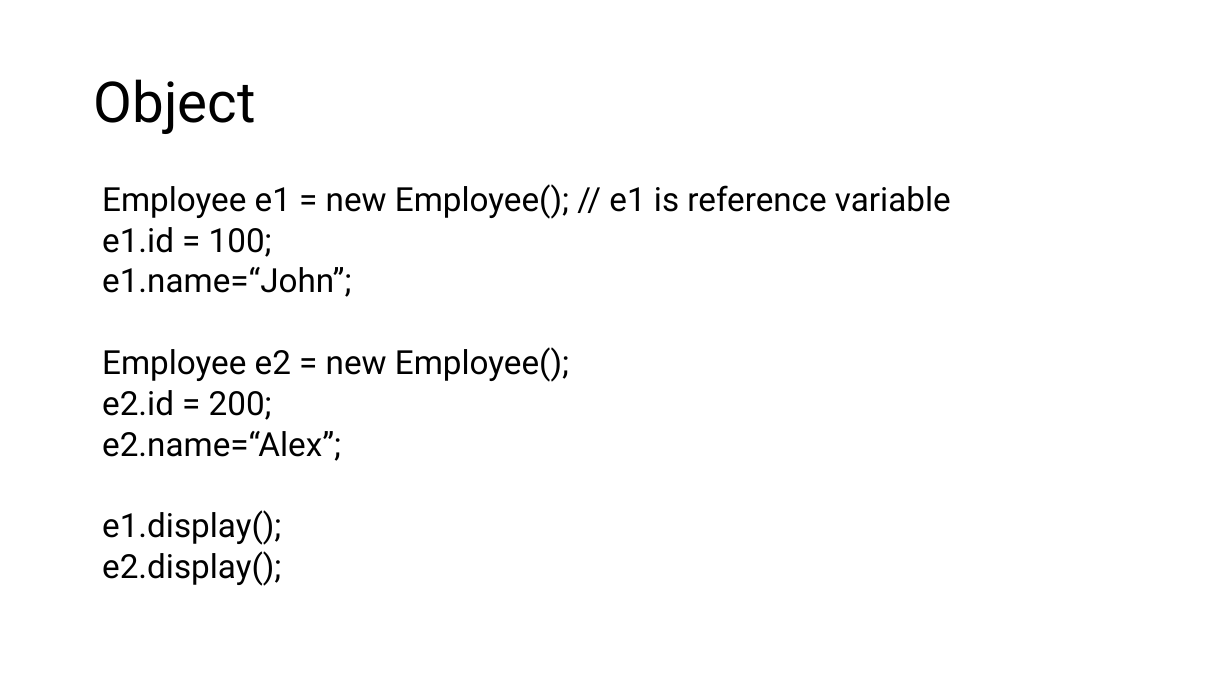
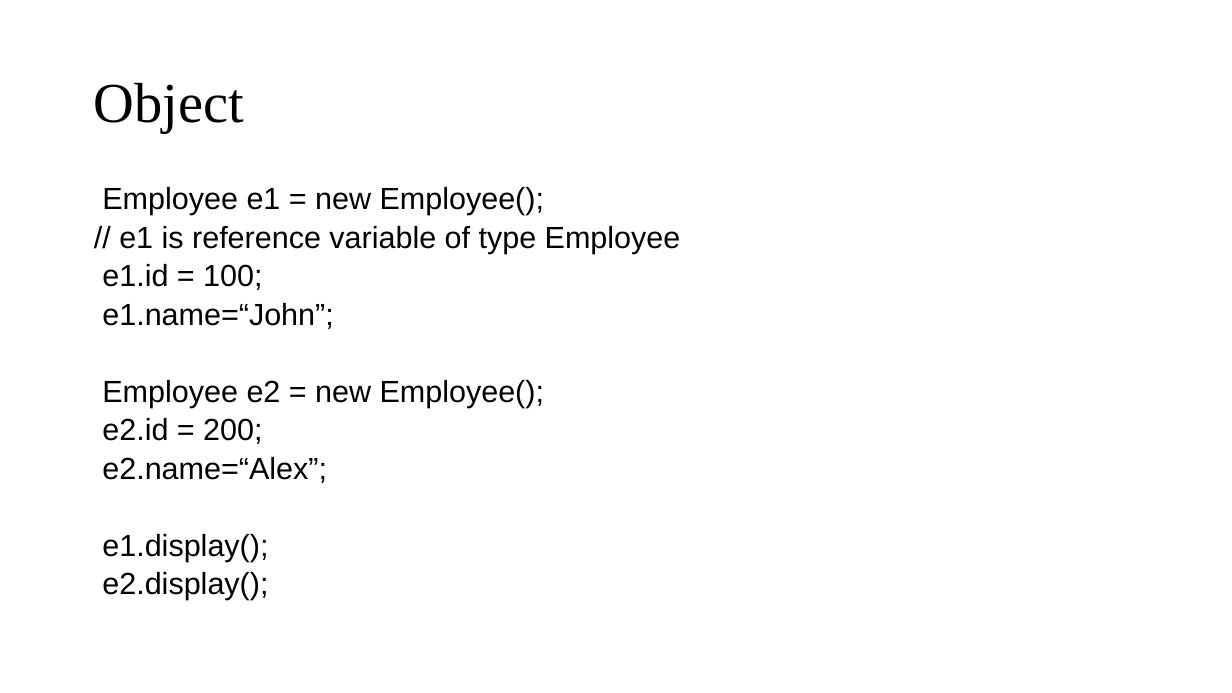
Before and after one commit to nginx500/learning-docs, a slide deck: slide 5 of java/core/objects.pptx. Drawn at 1232x693 pixels with LibreOffice and Linux fonts; fonts in the diff are those of the drawing. Boxes give left, top, right and bottom in pixels: in the first picture for what was removed or moved away, otherwise in the second. Text is boxed around its words. In the diff, an @@ line names an element or a change of style, - is before the commit and + after.

```diff
--- a/java/core/objects.pptx
+++ b/java/core/objects.pptx
@@ title "Object" at (94, 82, 244, 133): font Roboto to Times New Roman @@
@@ text at (102, 187, 681, 253): text changed; size 25.9 to 23.8 pt; font Roboto to Arial @@
-Employee e1 = new Employee(); // e1 is reference variable
+Employee e1 = new Employee();
+// e1 is reference variable of type Employee
@@ text at (102, 264, 544, 600): size 25.9 to 23.8 pt, font Roboto to Arial in "e1.id = 100;", "e1.name=“John”;", "Employee e2 = new Employee();", "e2.id = 200;" and 3 more places @@
```
Also in this commit, not shown: 16 other slides changed, 2 other files.
